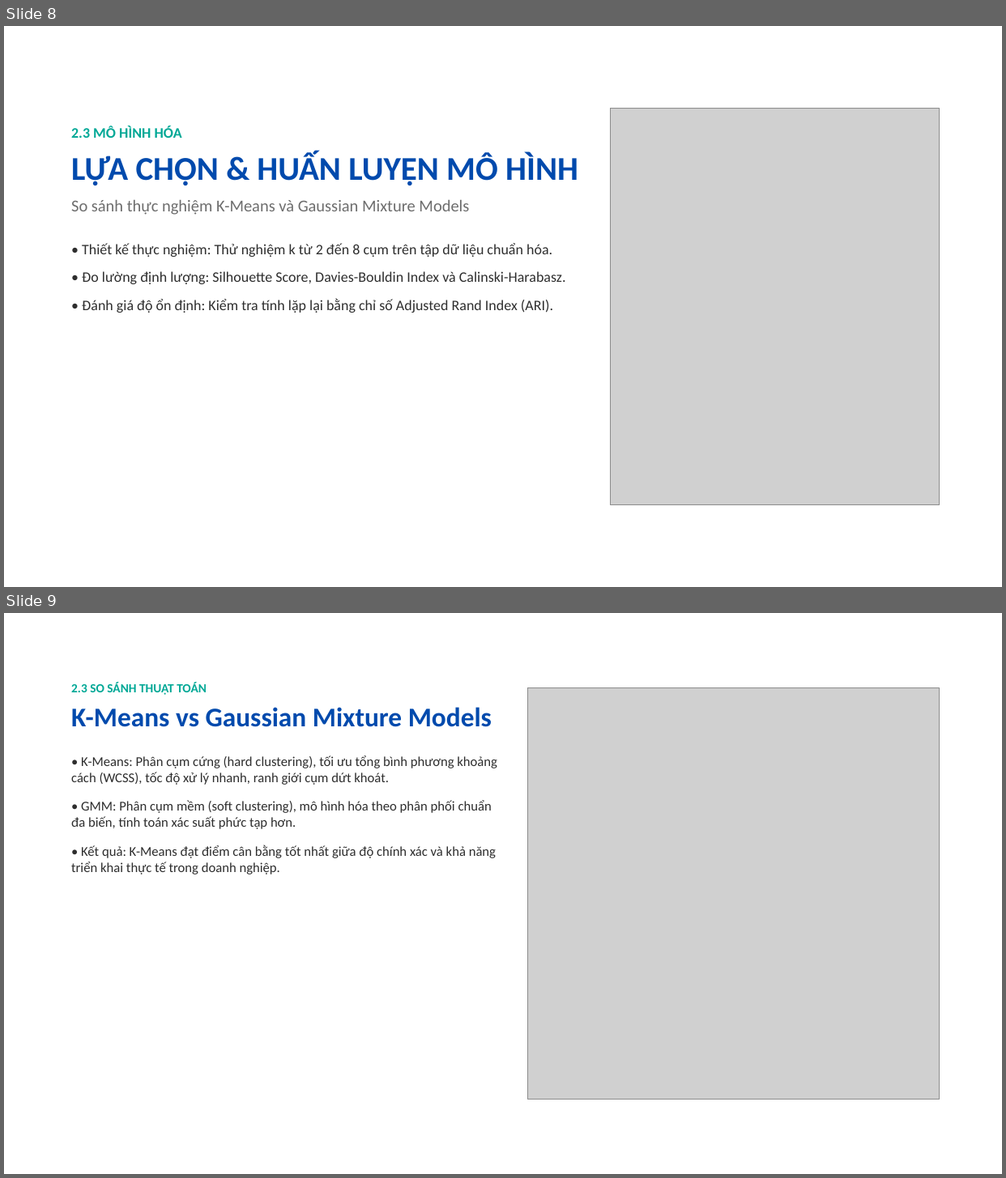
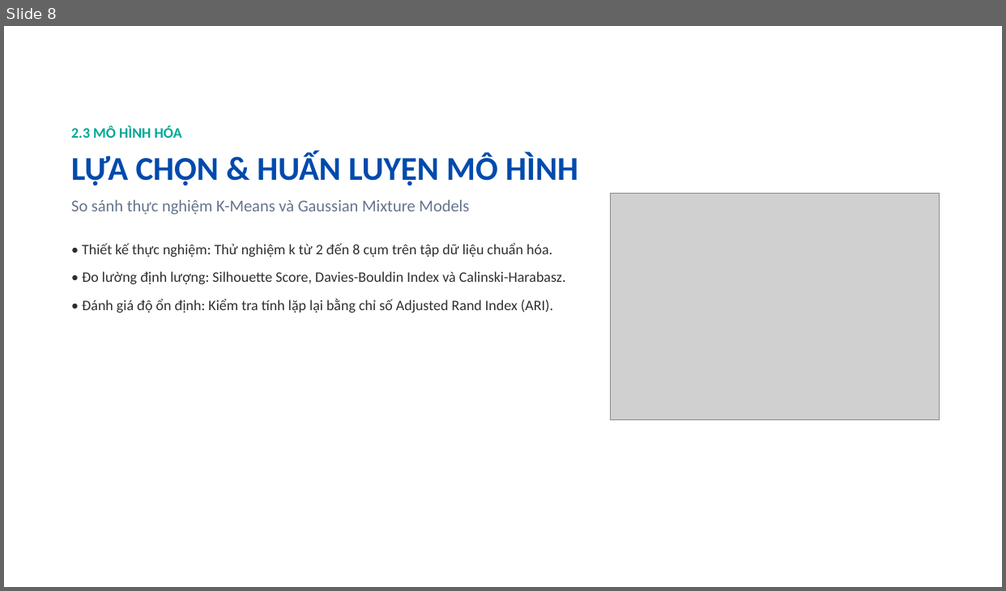
Before and after one commit to TminTtapcode/BTL_PTDL, a slide deck: docs/Slide_Thuyet_Trinh_HM_Modern_Minimal_16_Slides.pptx. Shown one above the other, each under a label of ours: slides 8 and 9 before the commit, slide 8 after it. The pictures are 1006x1178 and 1006x591 pixels, drawn with LibreOffice and Linux fonts; fonts in the diff are those of the drawing; grey boxes stand for pictures; background and template pictures are left out. Boxes give left, top, right and bottom in pixels: in the first picture for what was removed or moved away, otherwise in the second. Text is boxed around its words. In the diff, an @@ line names an element or a change of style, - is before the commit and + after.

Commit message:
docs: perfect 16-slide presentation with exact notebook figures, card containers and preserved aspect ratios

```diff
--- a/docs/Slide_Thuyet_Trinh_HM_Modern_Minimal_16_Slides.pptx
+++ b/docs/Slide_Thuyet_Trinh_HM_Modern_Minimal_16_Slides.pptx
@@ slide 9 removed at (x1=4, y1=613, x2=1002, y2=1174), background picture (left out) @@
@@ text removed at (x1=71, y1=682, x2=497, y2=875) @@
-2.3 SO SÁNH THUẬT TOÁN
-K-Means vs Gaussian Mixture Models
-• K-Means: Phân cụm cứng (hard clustering), tối ưu tổng bình phương khoảng cách (WCSS), tốc độ xử lý nhanh, ranh giới cụm dứt khoát.
-• GMM: Phân cụm mềm (soft clustering), mô hình hóa theo phân phối chuẩn đa biến, tính toán xác suất phức tạp hơn.
-• Kết quả: K-Means đạt điểm cân bằng tốt nhất giữa độ chính xác và khả năng triển khai thực tế trong doanh nghiệp.
@@ picture removed at (x1=528, y1=688, x2=940, y2=1100) @@
@@ slide 8 changed as well @@
@@ picture resized from (x1=611, y1=109, x2=940, y2=506) to (x1=611, y1=193, x2=940, y2=420) @@
@@ text at (x1=71, y1=200, x2=469, y2=215): text colour #6E6E6E to #64748B in "So sánh thực nghiệm K-Means và Gaussian ..." @@
```
Also in this commit, not shown: 13 other slides changed, 2 slides added, 1 other slide removed.
